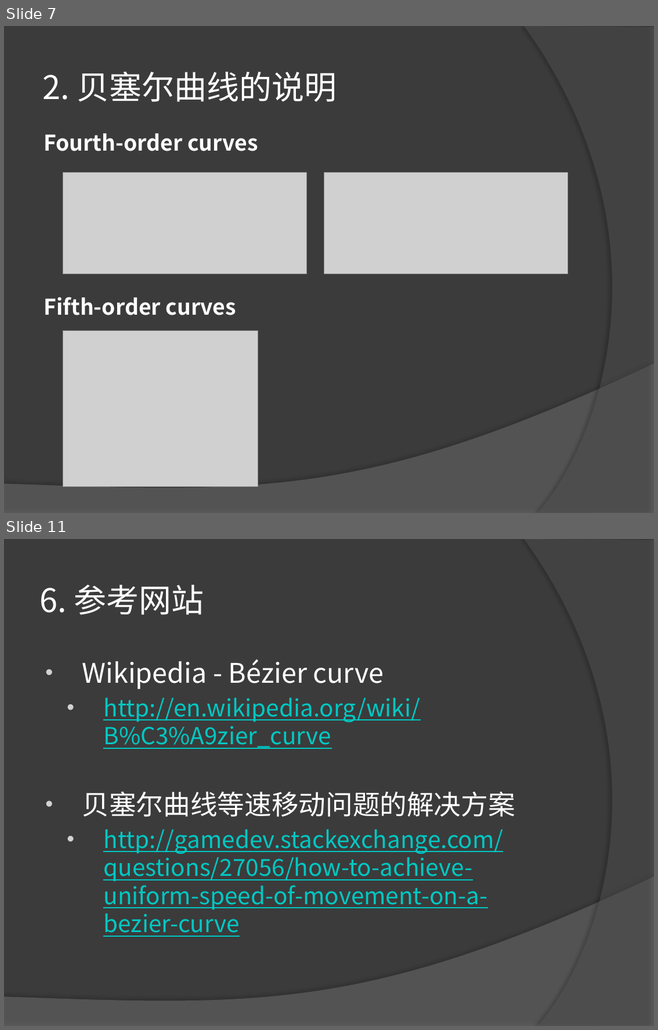
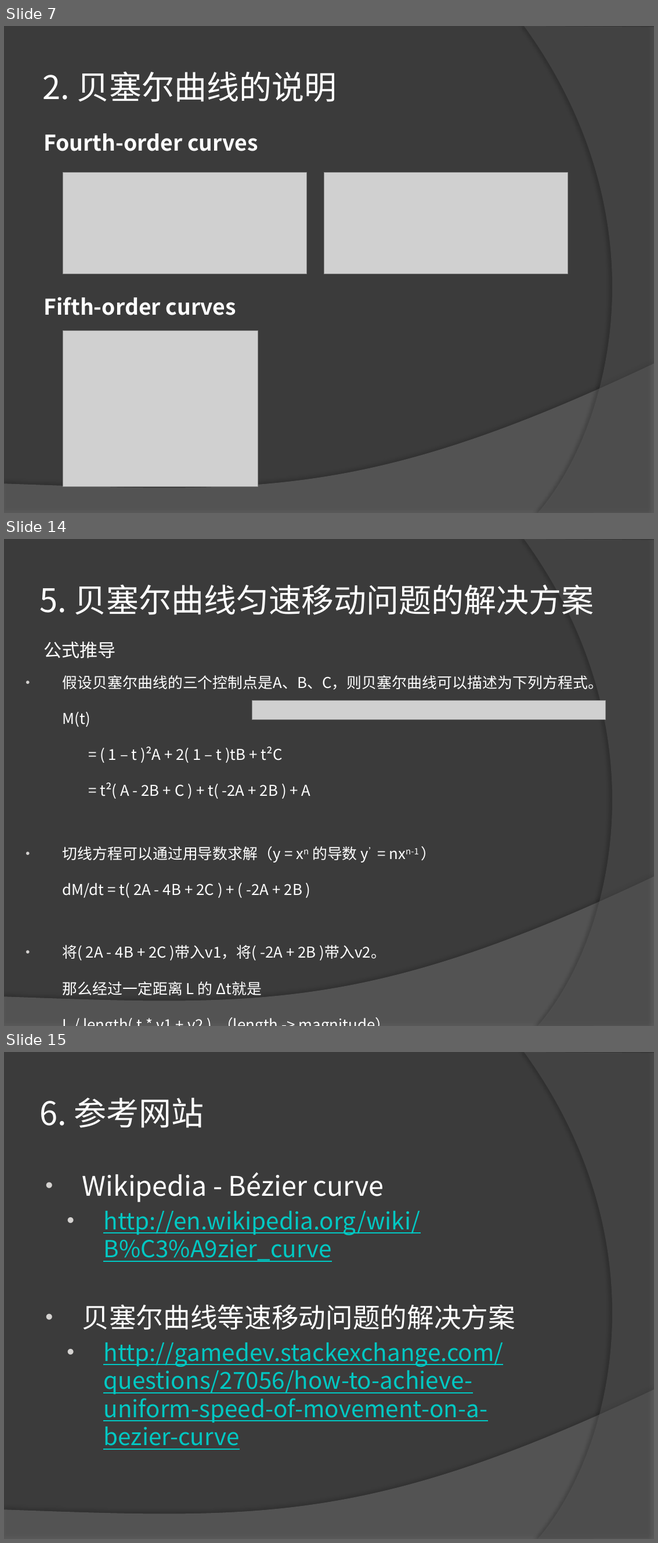
Before and after one commit to LEAVESZJ/BezierCurve, a slide deck: PPT/关于贝塞尔曲线等速移动问题的说明.pptx. Shown one above the other, each under a label of ours: slides 7 and 11 before the commit, slides 7, 14 and 15 after it; the slides between them are not shown. The pictures are 658x1030 and 658x1543 pixels, drawn with LibreOffice and Linux fonts; fonts in the diff are those of the drawing; grey boxes stand for pictures. Boxes give left, top, right and bottom in pixels: in the first picture for what was removed or moved away, otherwise in the second. Text is boxed around its words. In the diff, an @@ line names an element or a change of style, - is before the commit and + after.

```diff
--- a/PPT/关于贝塞尔曲线等速移动问题的说明.pptx
+++ b/PPT/关于贝塞尔曲线等速移动问题的说明.pptx
@@ slide 14 added at (4, 539, 654, 1026), background #3B3B3B; not listed: 2 template elements that a slide beside it also shows @@
@@ title added at (40, 584, 594, 615), 36 pt, text #FFFFFF @@
+5. 贝塞尔曲线匀速移动问题的解决方案
@@ text added at (43, 642, 116, 658), 20 pt, text #FFFFFF @@
+  公式推导
@@ text added at (62, 675, 602, 995), 16.6 pt, text #FFFFFF @@
+• 假设贝塞尔曲线的三个控制点是A、B、C，则贝塞尔曲线可以描述为下列方程式。
+  M(t)
+  = ( 1 – t )²A + 2( 1 – t )tB + t²C
+  = t²( A - 2B + C ) + t( -2A + 2B ) + A
+• 切线方程可以通过用导数求解（y = xn 的导数 y’= nxn-1 ）
+  dM/dt = t( 2A - 4B + 2C ) + ( -2A + 2B )
+• 将( 2A - 4B + 2C )带入v1，将( -2A + 2B )带入v2。
+  那么经过一定距离 L 的 Δt就是
+  L / length( t * v1 + v2 ) （length -> magnitude）
@@ picture added at (252, 701, 605, 719) @@
@@ what was slide 11 is now slide 15 @@
```
Also in this commit, not shown: 6 slides changed, 3 other slides added.
